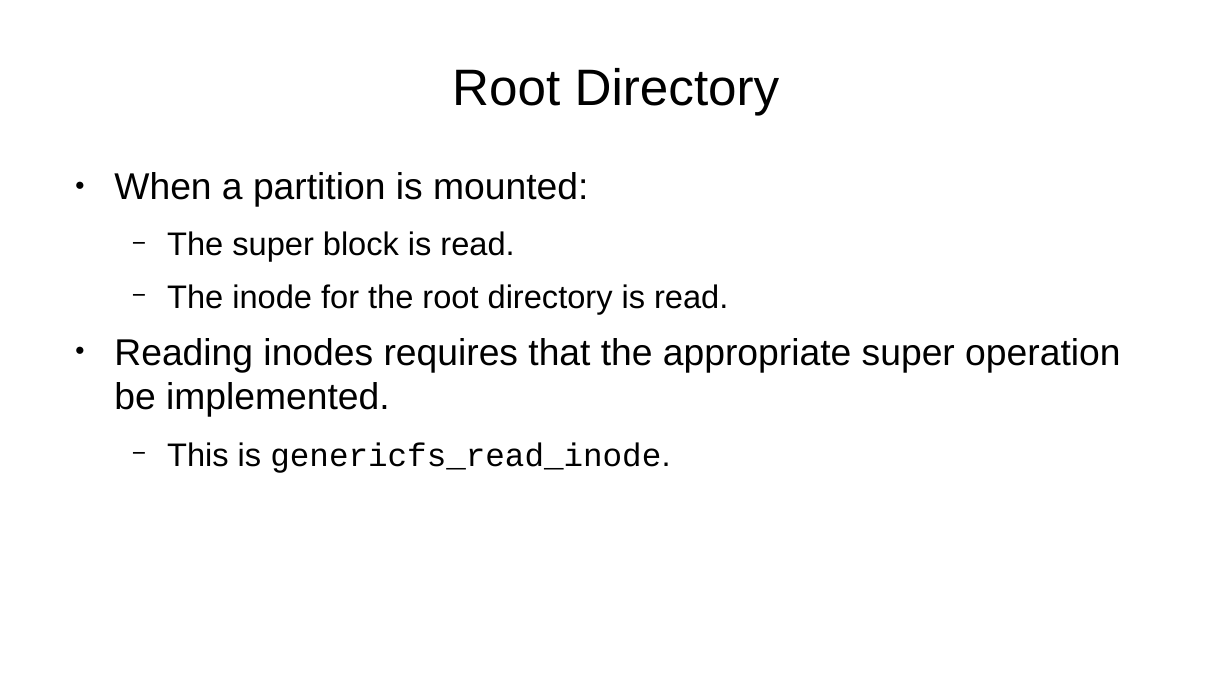
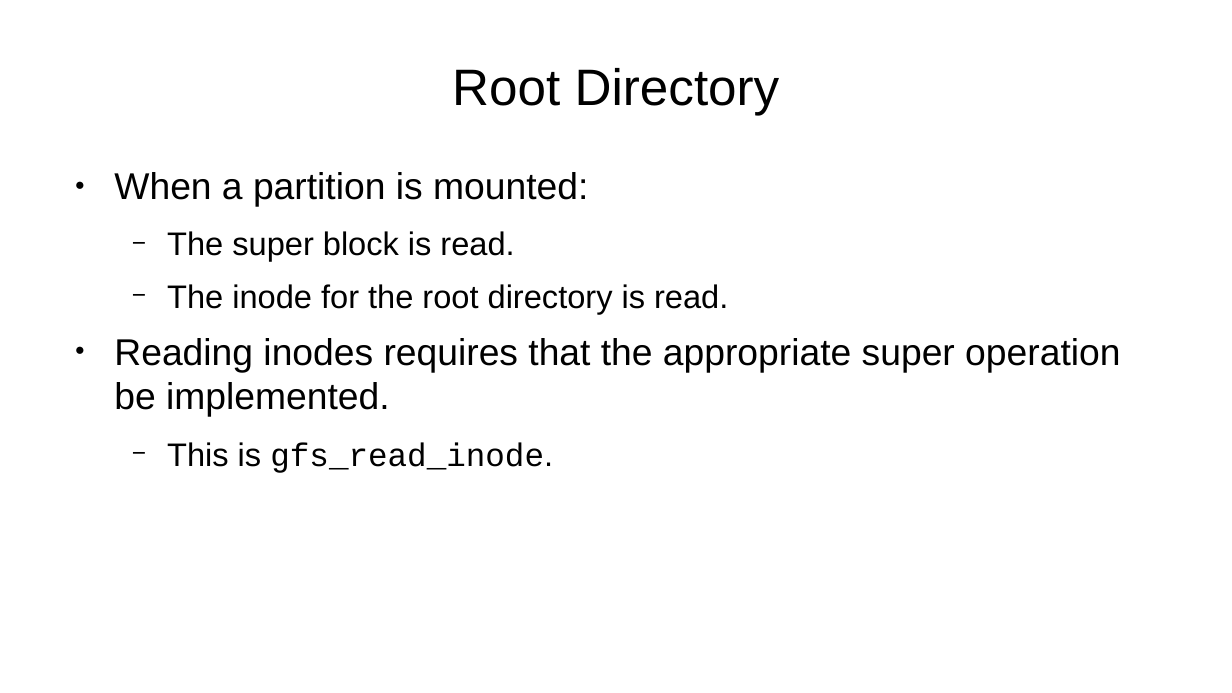
Before and after one commit to pchapin/genericfs, a slide deck: slide 10 of doc/Slides/Linux-File-System-Internals.odp. Drawn at 1232x693 pixels with LibreOffice and Linux fonts; fonts in the diff are those of the drawing. Boxes give left, top, right and bottom in pixels: in the first picture for what was removed or moved away, otherwise in the second. Text is boxed around its words. In the diff, an @@ line names an element or a change of style, - is before the commit and + after.

```diff
--- a/doc/Slides/Linux-File-System-Internals.odp
+++ b/doc/Slides/Linux-File-System-Internals.odp
@@ text at <box>167,442,553,473</box>: text changed @@
-  − This is genericfs_read_inode.
+  − This is gfs_read_inode.
```
Also in this commit, not shown: 10 other slides changed.
